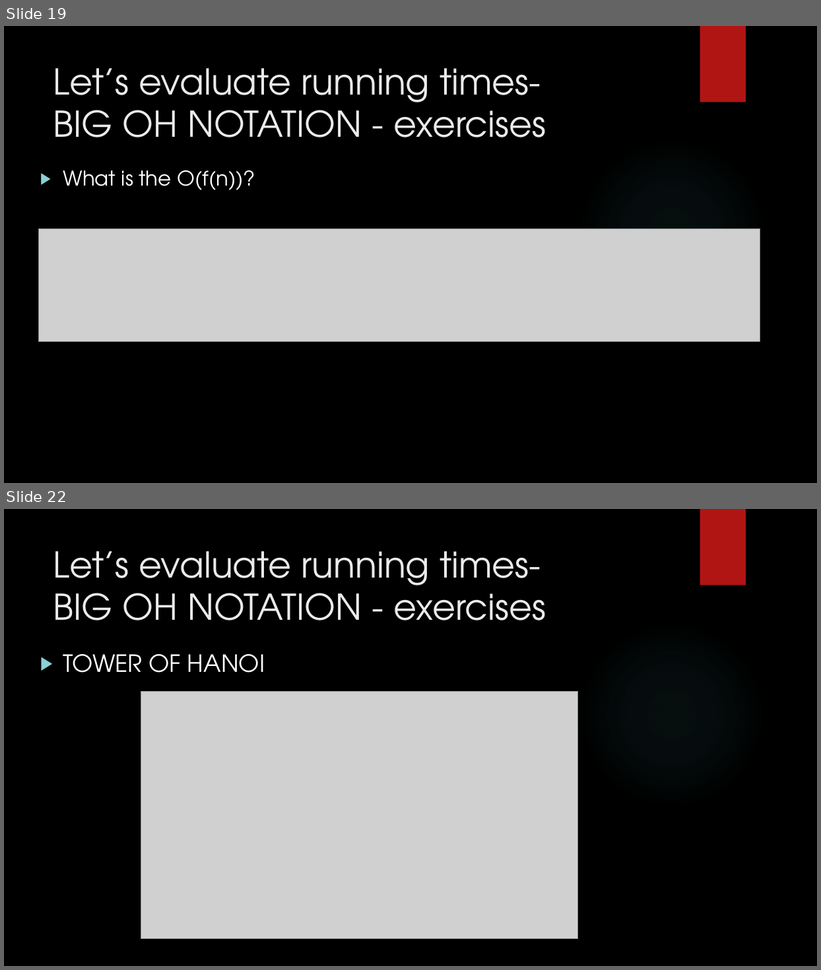
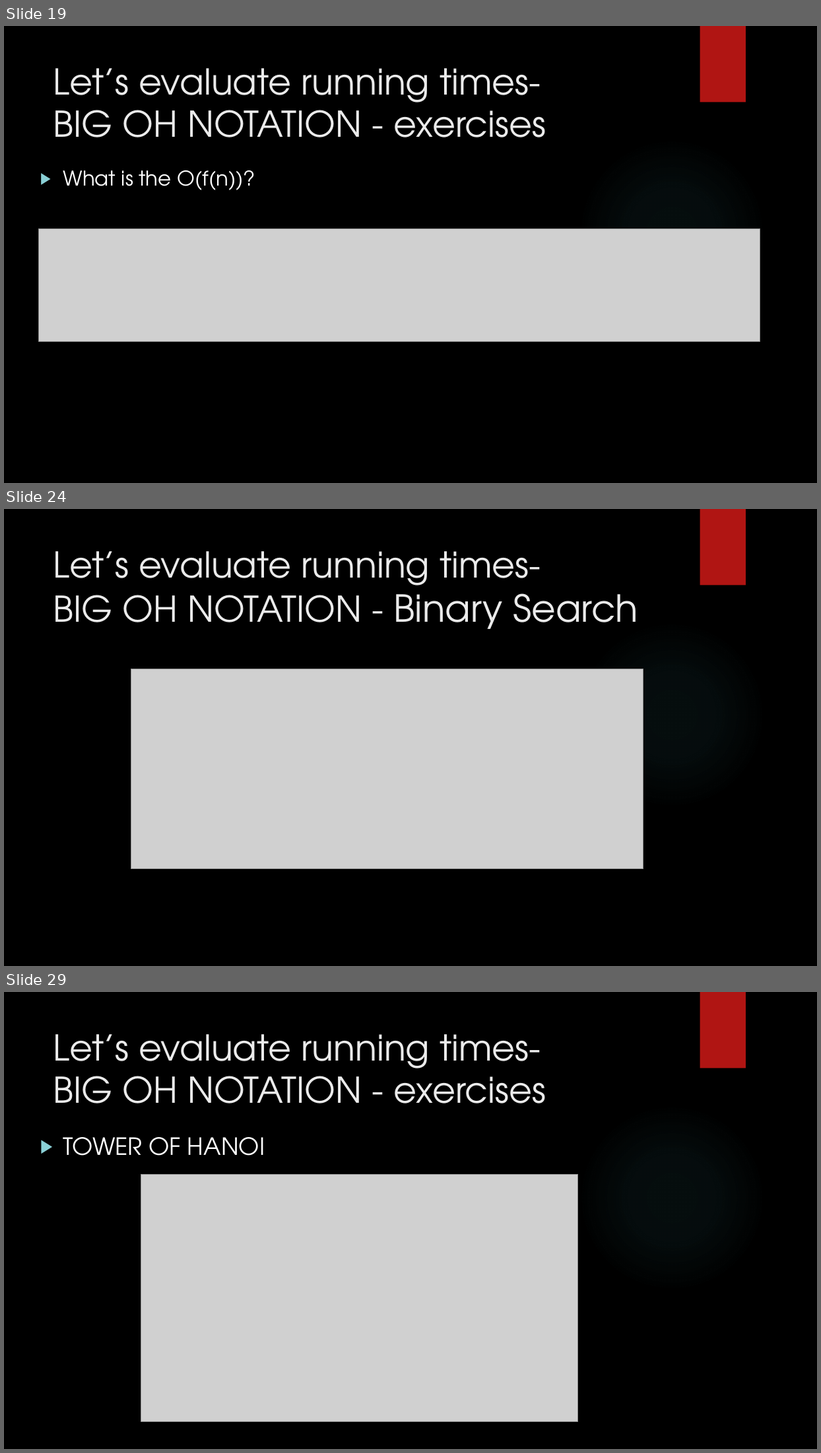
Before and after one commit to AthletiCoder/SPW, a slide deck: Lecture11/Teaching Presentation.pptx. Shown one above the other, each under a label of ours: slides 19 and 22 before the commit, slides 19, 24 and 29 after it; the slides between them are not shown. The pictures are 821x970 and 821x1453 pixels, drawn with LibreOffice and Linux fonts; fonts in the diff are those of the drawing; grey boxes stand for pictures; background and template pictures are left out. Boxes give left, top, right and bottom in pixels: in the first picture for what was removed or moved away, otherwise in the second. Text is boxed around its words. In the diff, an @@ line names an element or a change of style, - is before the commit and + after.

```diff
--- a/Lecture11/Teaching Presentation.pptx
+++ b/Lecture11/Teaching Presentation.pptx
@@ slide 24 added at box(4, 509, 817, 966), background picture (left out); not listed: 2 template elements that a slide beside it also shows @@
@@ title added at box(54, 551, 639, 629), 42 pt, text #EBEBEB @@
+Let’s evaluate running times-
+BIG OH NOTATION - Binary Search
@@ picture added at box(131, 669, 644, 869) @@
@@ what was slide 22 is now slide 29 @@
```
Also in this commit, not shown: 3 slides changed, 12 other slides added, 5 other files.
